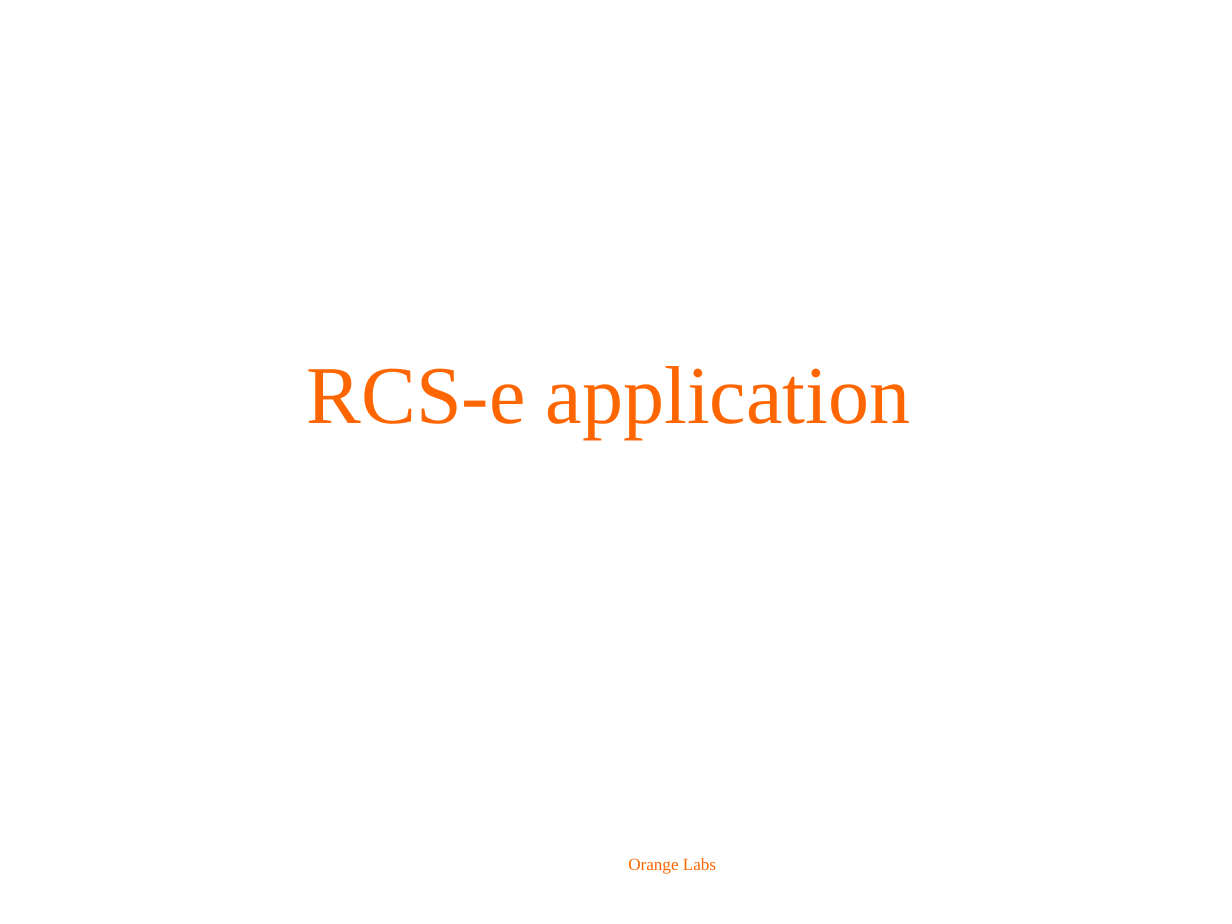
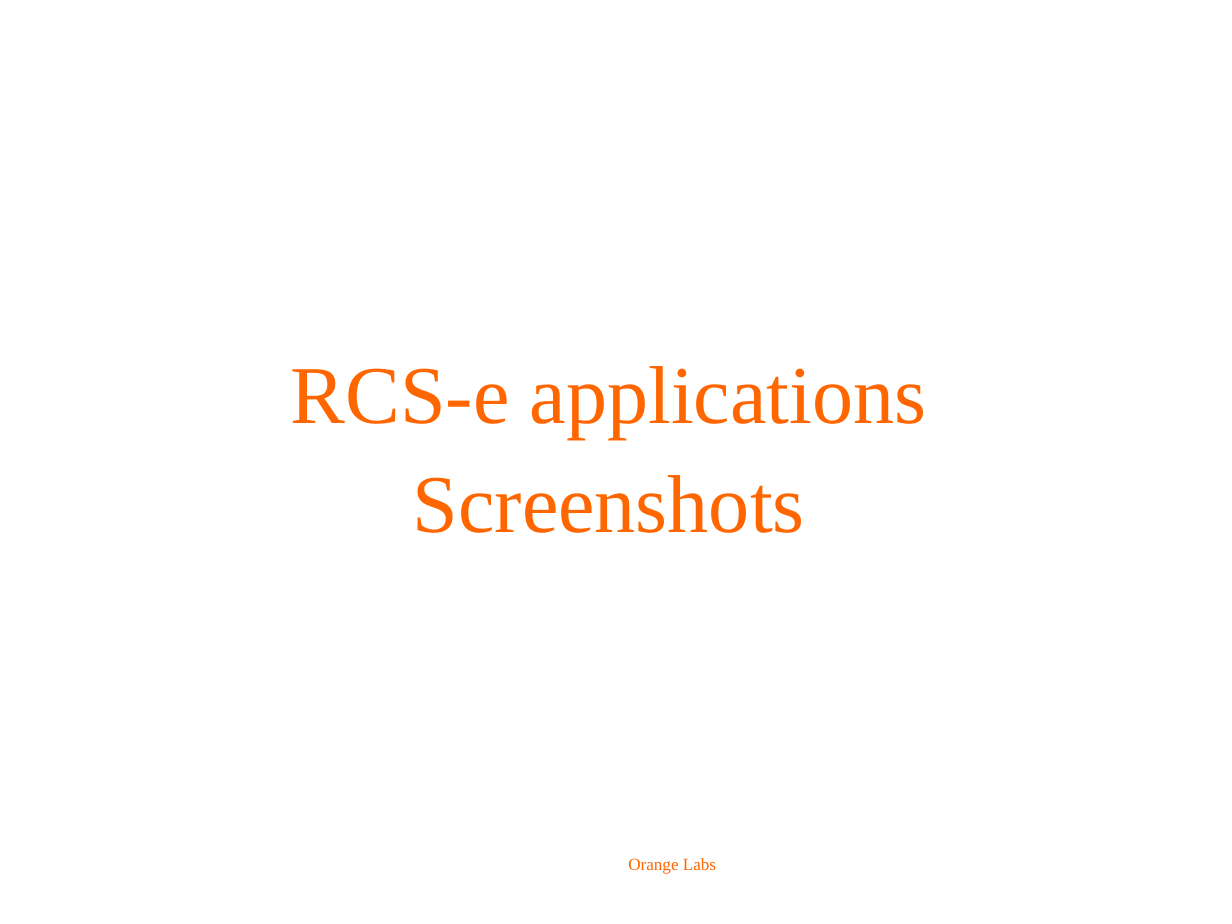
Before and after one commit to biddyweb/android-rcs-ims-stack, a slide deck: slide 21 of doc/roadmap/OrangeLabs_RCS-e_stack_roadmap.ppt (slide 18 before the commit). Drawn at 1232x924 pixels with LibreOffice and Linux fonts; fonts in the diff are those of the drawing; background and template pictures are left out. Boxes give left, top, right and bottom in pixels: in the first picture for what was removed or moved away, otherwise in the second. Text is boxed around its words. In the diff, an @@ line names an element or a change of style, - is before the commit and + after.

```diff
--- a/doc/roadmap/OrangeLabs_RCS-e_stack_roadmap.ppt
+++ b/doc/roadmap/OrangeLabs_RCS-e_stack_roadmap.ppt
@@ title at (291, 366, 926, 533): text changed @@
-RCS-e application
+RCS-e applications
+Screenshots
```
Also in this commit, not shown: 7 other slides changed, 3 slides added, 1 slide removed, 1 other file.
